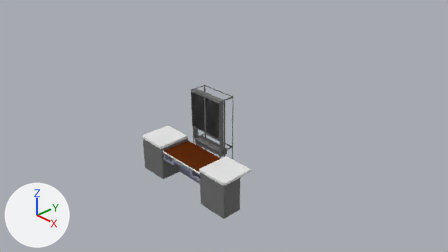
Two versions of the Blender file emural_3d_pult/ural_model/ecvm.blend, one commit apart.
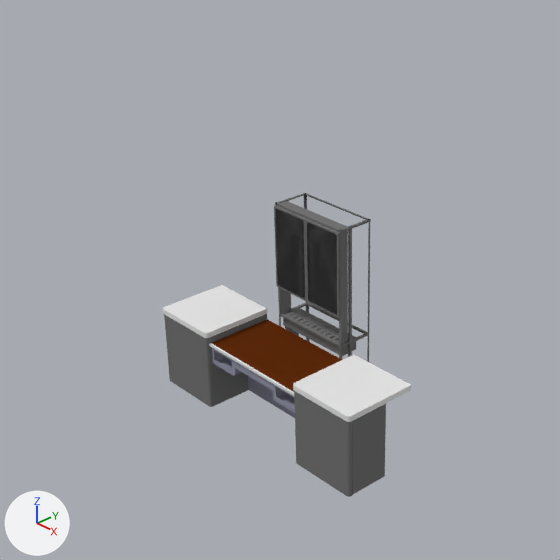
There are two pictures of each version: one from the file's camera 'Camera', one close up on the part from 16% to 71% of the width and 0% to 98% of the height. Arrows for +X, +Y and +Z are at lower left; the lights stay in place. The older version's two pictures come first.

Objects in the first close-up: 'Cube', 'cabinet_frame_001', 'left_short_glass_door_000', 'left_short_glass_door_001', 'left_short_glass_door_001.001', 'left_short_glass_door_001.002', 'left_short_glass_door_001.003', 'left_tape_Device_front_door', 'left_tape_Device_front_door.001', 'left_tape_device_cover', 'left_tape_device_cover.001', 'left_tape_device_cover.002', 'left_tape_device_cover.003', 'tape_device_side_door.001' and 5 more.
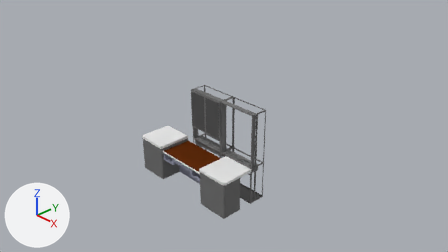
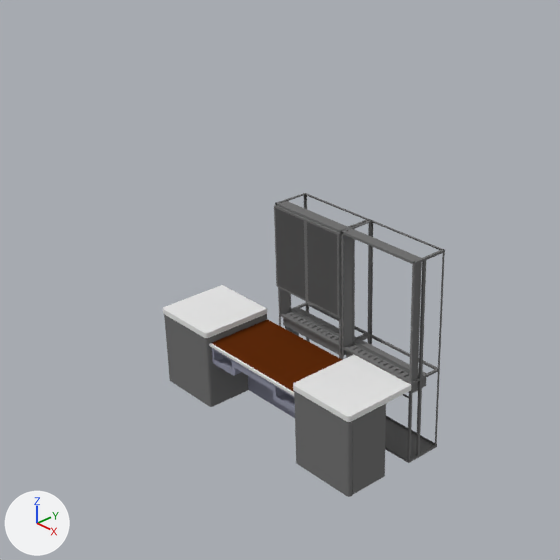
Where the change shows, as pixel boxes (x1, y1, x2, y2) in the close-ups (560 x 560 px):
'cabinet_frame_001.001', added
    after: (341, 220, 445, 463)
'left_short_glass_door_001.002', hidden
    before: (305, 219, 340, 318)
'left_short_glass_door_001.001', hidden
    before: (274, 205, 307, 302)
'left_short_glass_door_001', hidden
    before: (306, 219, 340, 314)
'left_short_glass_door_001.003', hidden
    before: (275, 207, 305, 297)
'left_short_glass_door_000', unchanged, uncovered by the edit
    before: (307, 223, 340, 318)
    after: (305, 219, 340, 318)
'left_short_glass_door_000.001', unchanged, uncovered by the edit
    before: (275, 209, 307, 299)
    after: (274, 205, 307, 302)

The edits, one by one:
Mesh me_cube_009 is new.
It is a copy of me_cube_001.
Object 'left_short_glass_door_001.003' (ob_left_short_glass_door_001_003) is now hidden.
Object 'left_short_glass_door_001' (ob_left_short_glass_door_001) now shows me_cube_009 instead of me_cube_001.
Object 'left_short_glass_door_001' (ob_left_short_glass_door_001) is now hidden.
Object 'left_short_glass_door_001.002' (ob_left_short_glass_door_001_002) is now hidden.
Object 'left_short_glass_door_001.001' (ob_left_short_glass_door_001_001) is now hidden.
Object 'cabinet_frame_001.001' (ob_cabinet_frame_001_001) is new; it shows me_cylinder_001.
Its location is (0.96, 0.0, 0.0).
